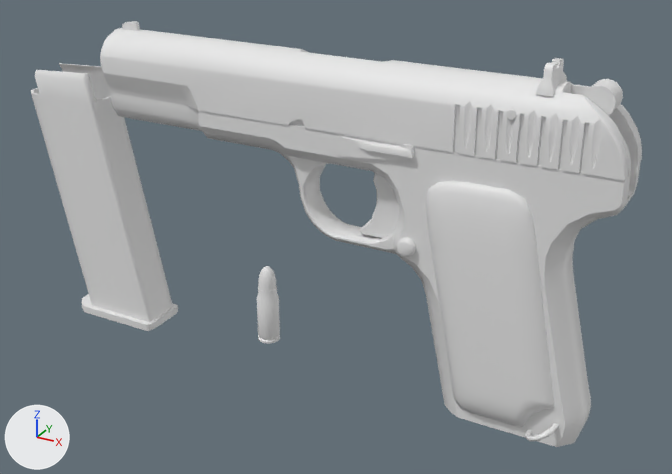
Renders of the FBX model Assets/Weapons/TT/Tula_Tokarev_model.fbx from each side of a commit.
Both versions are drawn from a 50 mm camera at (0.238, -0.379, 0.185) aimed at (0.026, 0.007, -0.008). Every picture has the same lights, and +X, +Y and +Z are marked at lower left. Where no turn or scale is listed for an object, it has been applied to the vertices.

Objects in the first picture: 'Base', 'Hammer', 'Magazine', 'Recharge', 'TT', 'Trigger'.
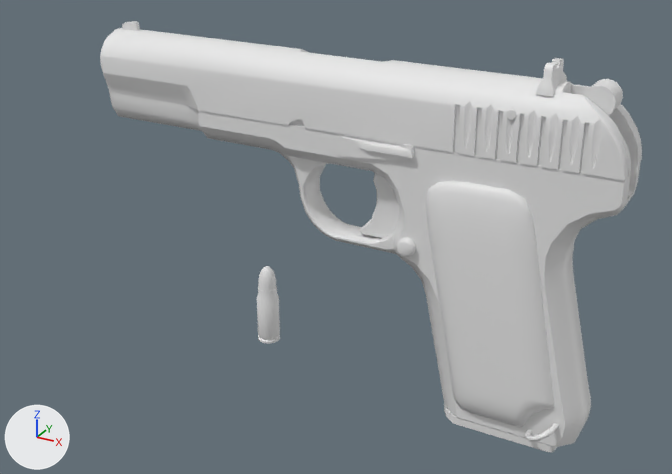
The newer file is also turned or shifted as a whole; pictures and numbers use the older file's frame.

Boxes [x1, y1, x2, y2] around the edits, measured in the pictures (672 x 474 px):
'Magazine', mesh moved: before [31, 63, 178, 331]; after [444, 404, 557, 452]

The change, as a diff of the scene's bpy script:
```diff
--- a/Assets/Weapons/TT/Tula_Tokarev_model.fbx.py
+++ b/Assets/Weapons/TT/Tula_Tokarev_model.fbx.py
@@ me_mesh_001 @@
 me_mesh_001.from_pydata(...)  # 185 vertices, 340 faces; spans x -0.04..0.04, y -0.014..0.014, z -0.078..0.078
 # used by ob_magazine; location = (-0.1266, 0.0003, -0.0143)
+# me_mesh_001 part 1: the whole mesh is moved by (0.241, 0.0, 0.0)
```
